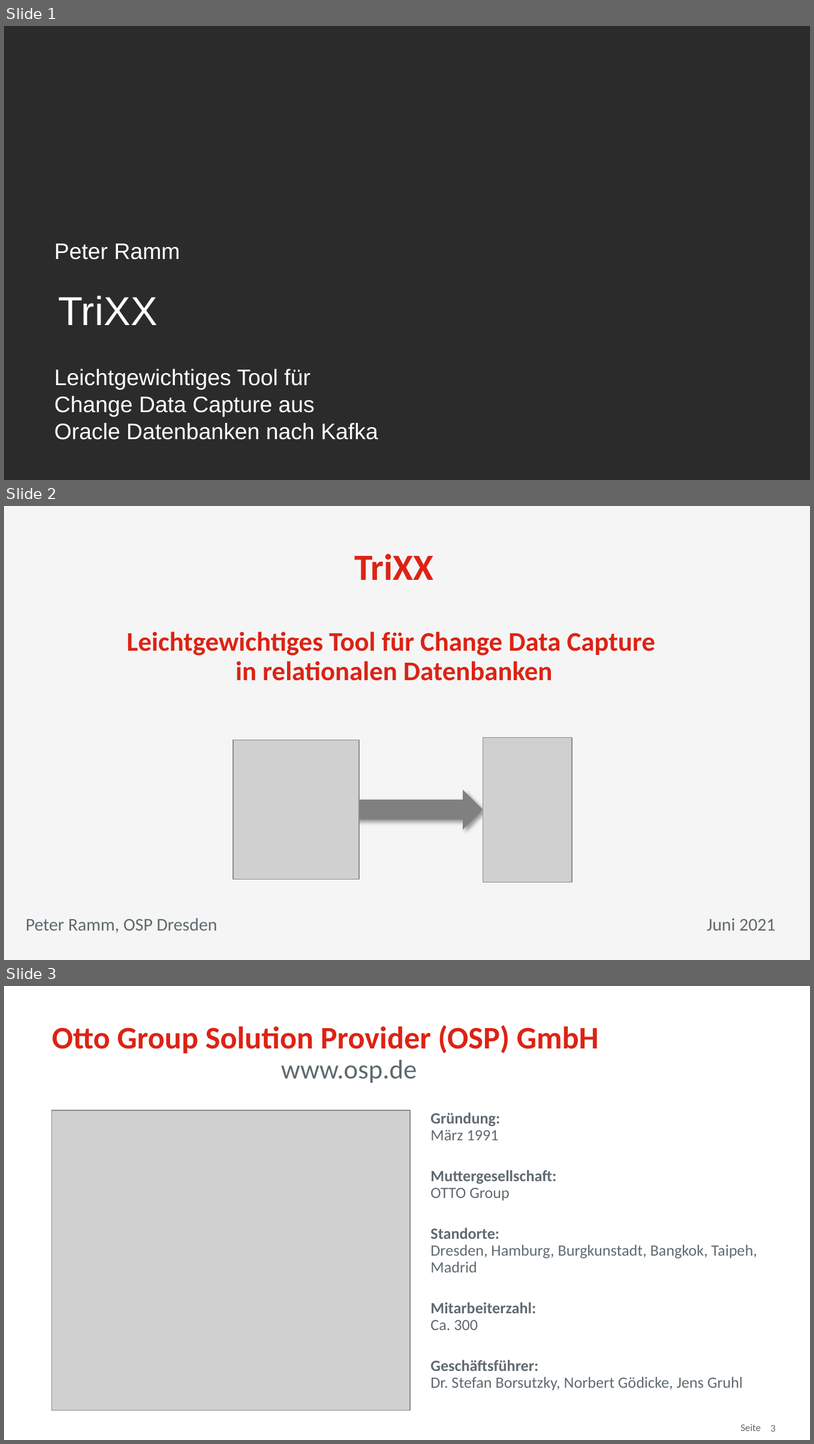
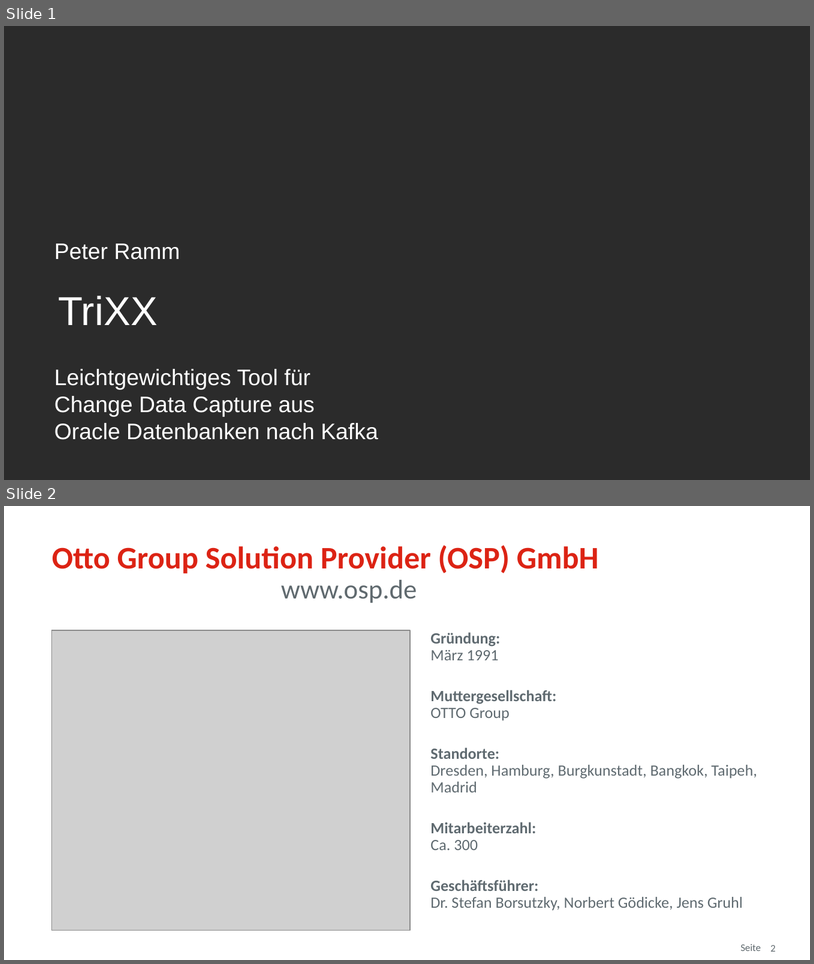
Before and after one commit to osp-ottogroup/movex-cdc, a slide deck: doc/2021-12_TriXX_ITTage.pptx. Shown one above the other, each under a label of ours: slides 1, 2 and 3 before the commit, slides 1 and 2 after it. The pictures are 814x1444 and 814x964 pixels, drawn with LibreOffice and Linux fonts; fonts in the diff are those of the drawing; grey boxes stand for pictures; background and template pictures are left out; a plain dark background stands for a picture behind light text. Boxes give left, top, right and bottom in pixels: in the first picture for what was removed or moved away, otherwise in the second. Text is boxed around its words. In the diff, an @@ line names an element or a change of style, - is before the commit and + after.

```diff
--- a/doc/2021-12_TriXX_ITTage.pptx
+++ b/doc/2021-12_TriXX_ITTage.pptx
@@ slide 2 removed at (x1=4, y1=506, x2=810, y2=960), background #F5F5F5 @@
@@ title removed at (x1=127, y1=553, x2=656, y2=681) @@
-TriXX
-Leichtgewichtiges Tool für Change Data Capture
-in relationalen Datenbanken
@@ picture removed at (x1=483, y1=738, x2=573, y2=882) @@
@@ picture removed at (x1=233, y1=740, x2=359, y2=879) @@
@@ right arrow removed at (x1=348, y1=789, x2=483, y2=829) @@
@@ text removed at (x1=26, y1=918, x2=218, y2=933) @@
-Peter Ramm, OSP Dresden
@@ text removed at (x1=707, y1=918, x2=776, y2=930) @@
-Juni 2021
@@ what was slide 3 is now slide 2 @@
@@ page number at (x1=771, y1=945, x2=776, y2=951): text changed @@
-3
+2
```
Also in this commit, not shown: 5 slides changed, 2 other files.
